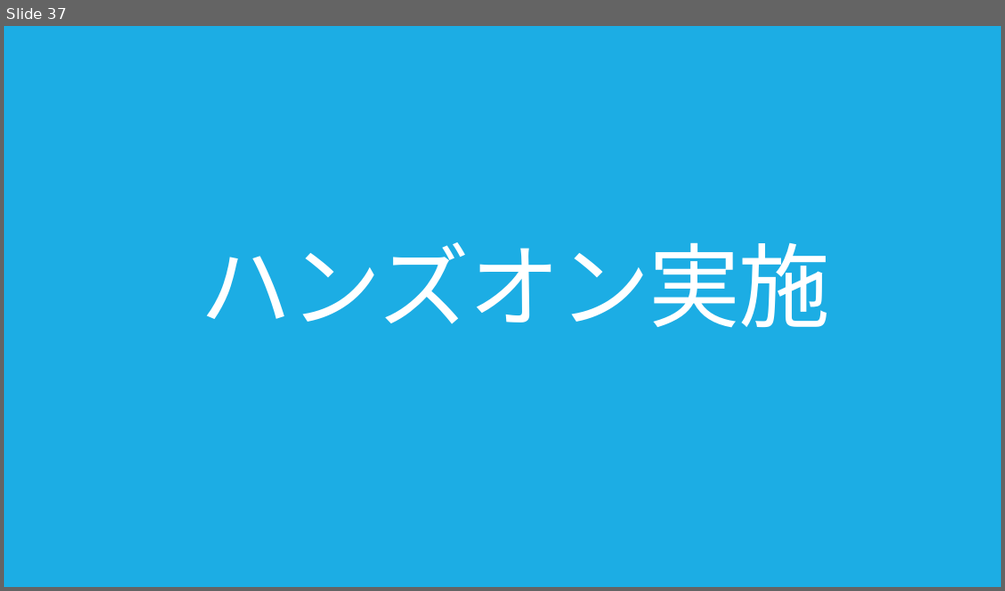
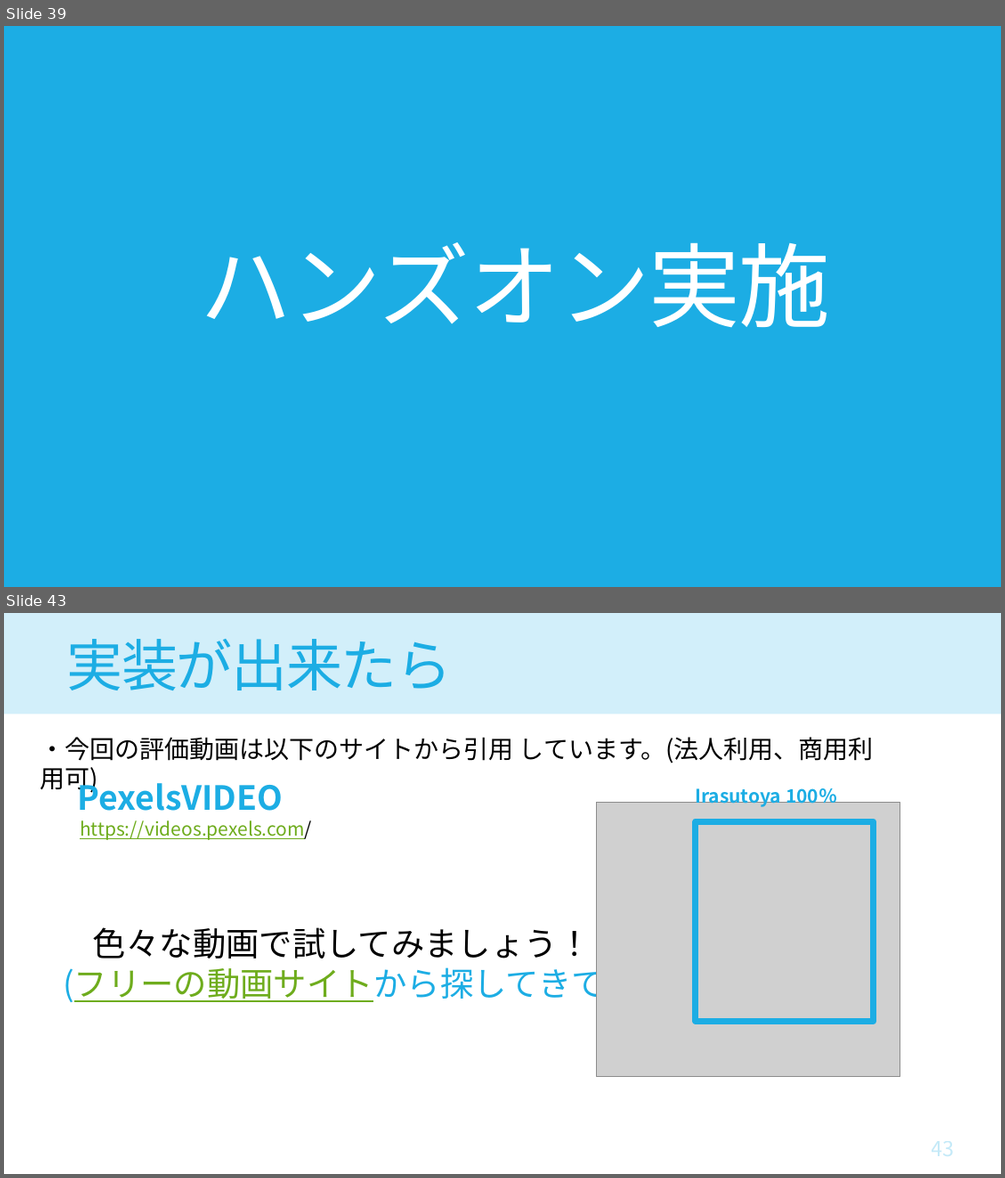
Before and after one commit to houkiboshiComet/Object-Detector-Hands-On, a slide deck: doc/CV_DNN_Hands-On2.pptx. Shown one above the other, each under a label of ours: slide 37 before the commit, slides 39 and 43 after it; the slides between them are not shown. The pictures are 1005x591 and 1005x1178 pixels, drawn with LibreOffice and Linux fonts; fonts in the diff are those of the drawing; grey boxes stand for pictures. Boxes give left, top, right and bottom in pixels: in the first picture for what was removed or moved away, otherwise in the second. Text is boxed around its words. In the diff, an @@ line names an element or a change of style, - is before the commit and + after.

```diff
--- a/doc/CV_DNN_Hands-On2.pptx
+++ b/doc/CV_DNN_Hands-On2.pptx
@@ slide 43 added at (x1=4, y1=613, x2=1001, y2=1174), background #FFFFFF @@
@@ rectangle added at (x1=4, y1=613, x2=1001, y2=714), fill #D2EFFA @@
@@ title added at (x1=67, y1=639, x2=453, y2=690), 54 pt, text #1CADE4 @@
+実装が出来たら
@@ text added at (x1=40, y1=737, x2=874, y2=763), 24 pt, text #000000 @@
+・今回の評価動画は以下のサイトから引用 しています。(法人利用、商用利用可)
@@ text added at (x1=78, y1=776, x2=283, y2=811), 32 pt, text #1CADE4, bold @@
+PexelsVIDEO
@@ text added at (x1=695, y1=784, x2=837, y2=807), 18 pt, text #1CADE4, bold @@
+Irasutoya 100％
@@ text added at (x1=80, y1=820, x2=312, y2=840), 18 pt, text #6EAC1C, underline @@
+https://videos.pexels.com/
@@ picture added at (x1=596, y1=802, x2=900, y2=1076) @@
@@ rectangle added at (x1=696, y1=821, x2=874, y2=1022), outline #1CADE4 6 pt @@
@@ text added at (x1=63, y1=927, x2=680, y2=1005), 32 pt, text #000000 @@
+色々な動画で試してみましょう！
+(フリーの動画サイトから探してきても〇)
@@ what was slide 37 is now slide 39 @@
```
Also in this commit, not shown: 7 slides changed, 9 other slides added, 30 slides removed, 2 other files.
